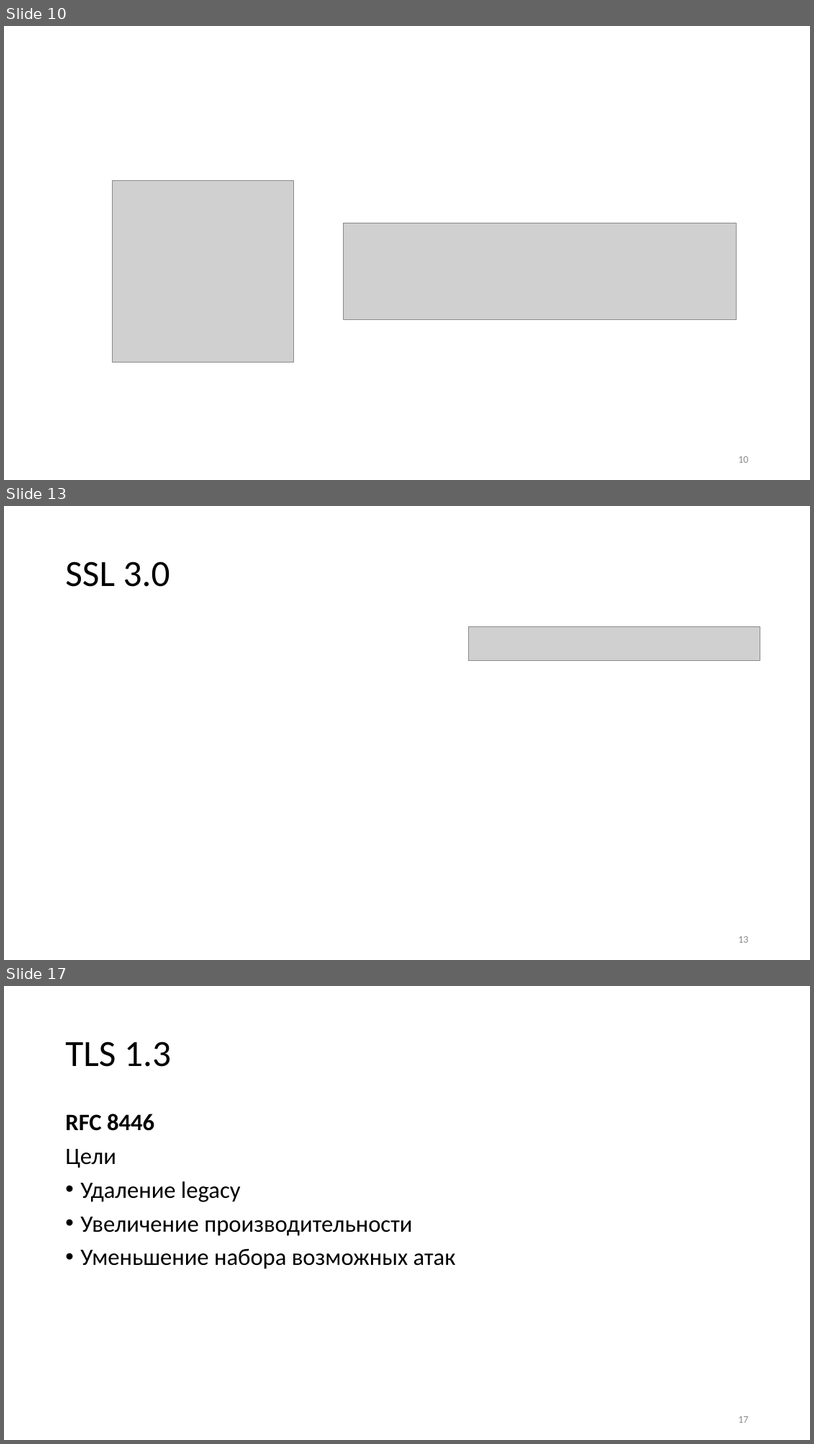
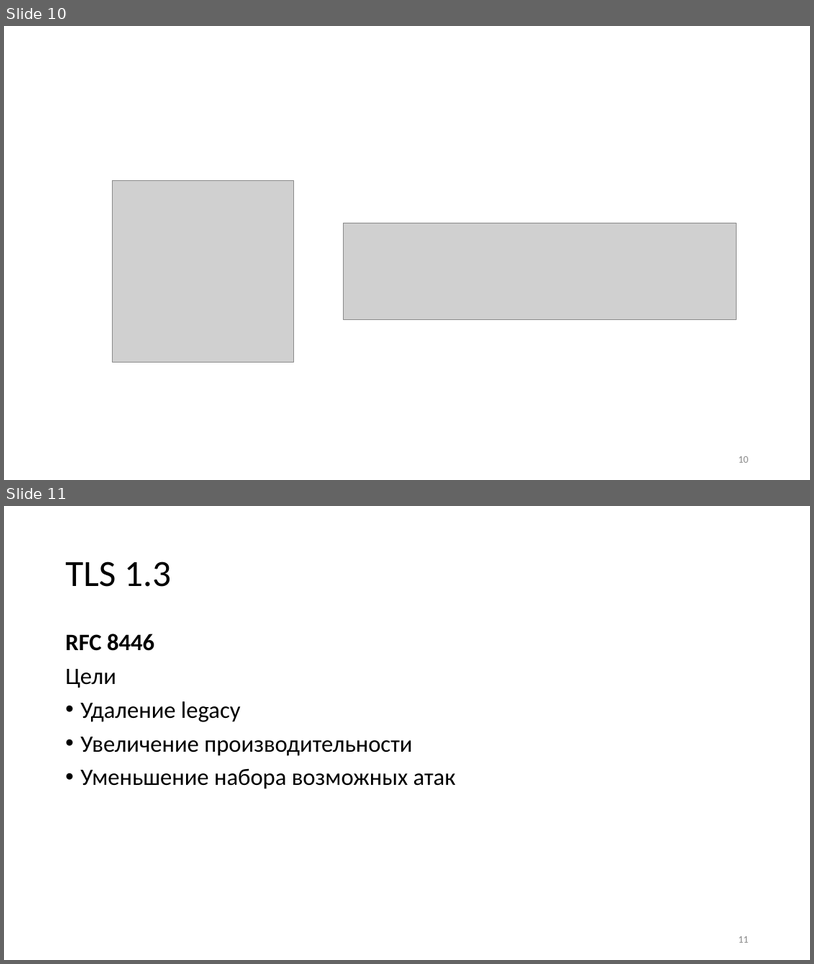
Before and after one commit to CryptoCourse/CryptoLectures, a slide deck: Lectures/Lecture0x2.pptx. Shown one above the other, each under a label of ours: slides 10, 13 and 17 before the commit, slides 10 and 11 after it; the slides between them are not shown. The pictures are 814x1444 and 814x964 pixels, drawn with LibreOffice and Linux fonts; fonts in the diff are those of the drawing; grey boxes stand for pictures. Boxes give left, top, right and bottom in pixels: in the first picture for what was removed or moved away, otherwise in the second. Text is boxed around its words. In the diff, an @@ line names an element or a change of style, - is before the commit and + after.

```diff
--- a/Lectures/Lecture0x2.pptx
+++ b/Lectures/Lecture0x2.pptx
@@ slide 13 removed at bbox=[4, 506, 810, 960], background #FFFFFF @@
@@ title removed at bbox=[65, 561, 170, 587] @@
-SSL 3.0
@@ picture removed at bbox=[468, 627, 760, 661] @@
@@ page number removed at bbox=[738, 936, 748, 942] @@
-13
@@ what was slide 17 is now slide 11 @@
@@ page number at bbox=[738, 936, 748, 942]: text changed @@
-17
+11
```
Also in this commit, not shown: 3 slides changed, 8 slides added, 5 other slides removed, 2 other files.
